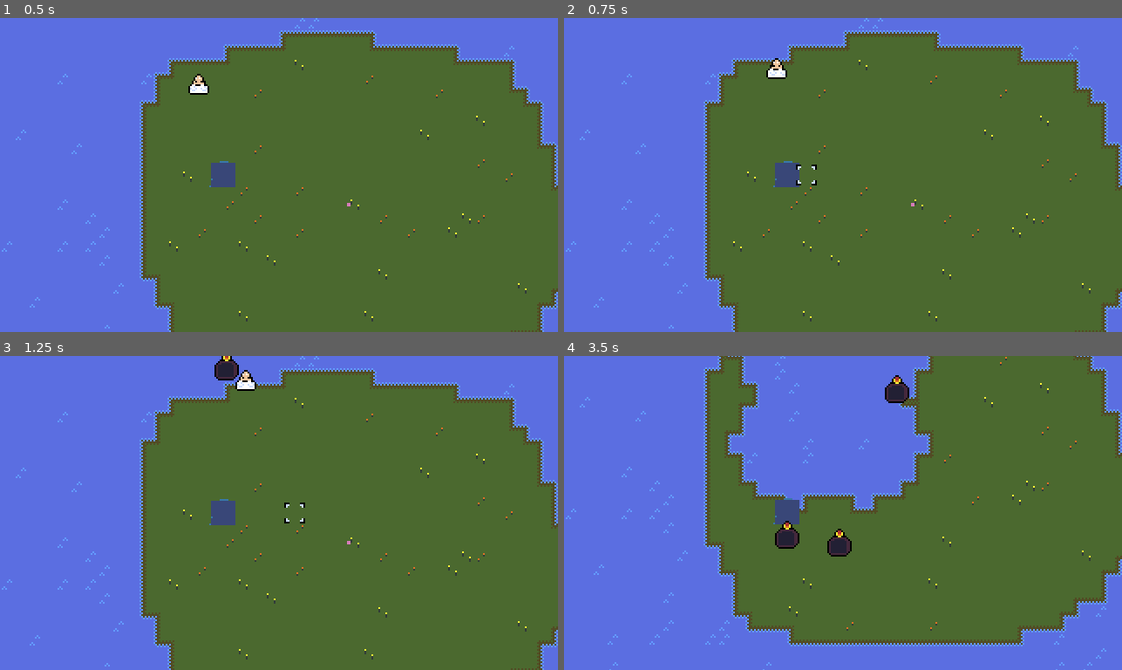
Above: before the commit, frames 1-4 (two rows, left to right).
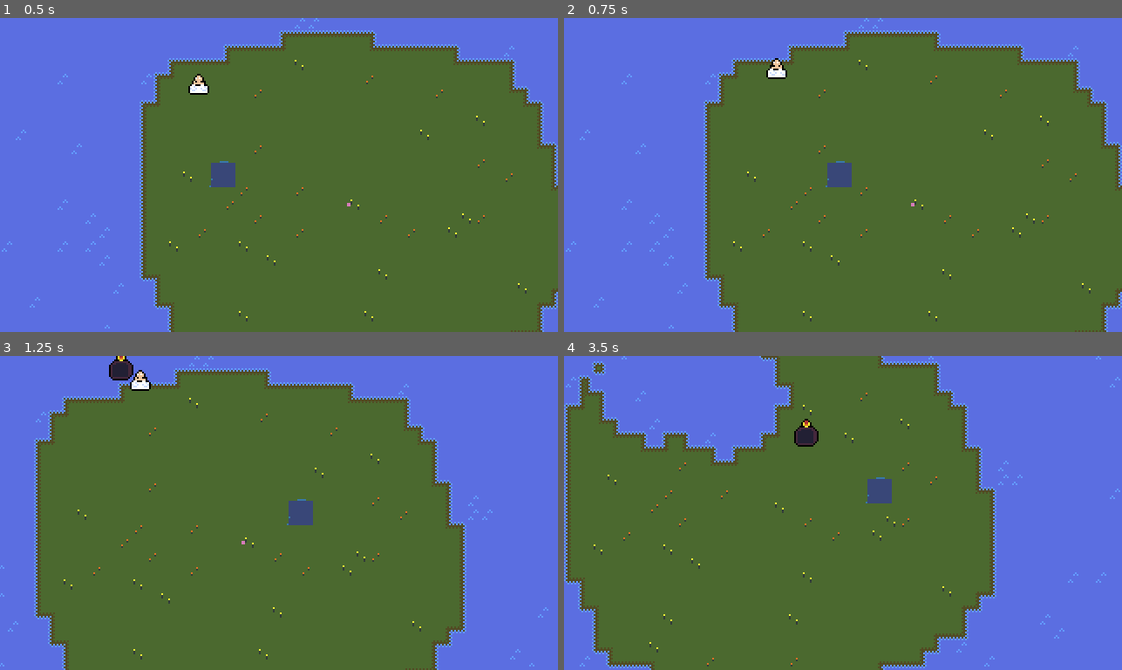
Above: after the commit, the same moments.

Repository: robbertstevens/ld-50
Game: Godot game, scene res://Game.tscn
Same seed, same stepped clock (60 frames per second), same inputs: the game is played once before the commit and once after it.
Inputs (mouse positions are in pixels of both pictures, inside the frame that each line leads up to):
- Up to frame 1 (0.5 s): no input
- Up to frame 2 (0.75 s): move the mouse to (965, 159) at 0.52 s; hold Right (ui_right) from 0.53 s (still down); hold A (ui_attack) from 0.53 s (still down)
- Up to frame 3 (1.25 s): keep holding Right (ui_right); keep holding A (ui_attack); click (401, 497) at 0.77 s
- Up to frame 4 (3.5 s): move the mouse to (731, 528) at 1.27 s; release Right (ui_right) at 1.28 s; release A (ui_attack) at 1.28 s; hold Down (ui_down) 1.28-2.03 s; tap A (ui_attack) at 1.35, 2.85 s; click (731, 528) at 1.52 s; move the mouse to (898, 443) at 2.02 s; hold Right (ui_right) 2.03-2.78 s; hold A (ui_attack) 2.03-2.78 s; move the mouse to (815, 575) at 2.77 s; hold Up (ui_up) from 2.78 s (still down); click (815, 575) at 3.02 s

Frame 1 is identical in both runs. In frame 2, 0.7% of the frame differs, in the area x 37-52%, y 45-54%; in frame 3, 40%; in frame 4, 64%, in the area x 0-100%, y 0-100%.

Commit message:
feat: remove attack function from player

Diff:
--- a/Player/Player.gd
+++ b/Player/Player.gd
@@ -111,12 +111,6 @@
     if direction.length() > 0 and state_manager.isState(States.Idle):
         state_manager.change_state(States.Walking)
 
-    if event.is_action_pressed('ui_attack'):
-        state_manager.change_state(States.PrepareAttacking)
-
-    if event.is_action_released('ui_attack'):
-        state_manager.change_state(States.Attacking)
-
     if event.is_action_pressed("ui_build"):
         state_manager.change_state(States.PrepareBuilding)
 
